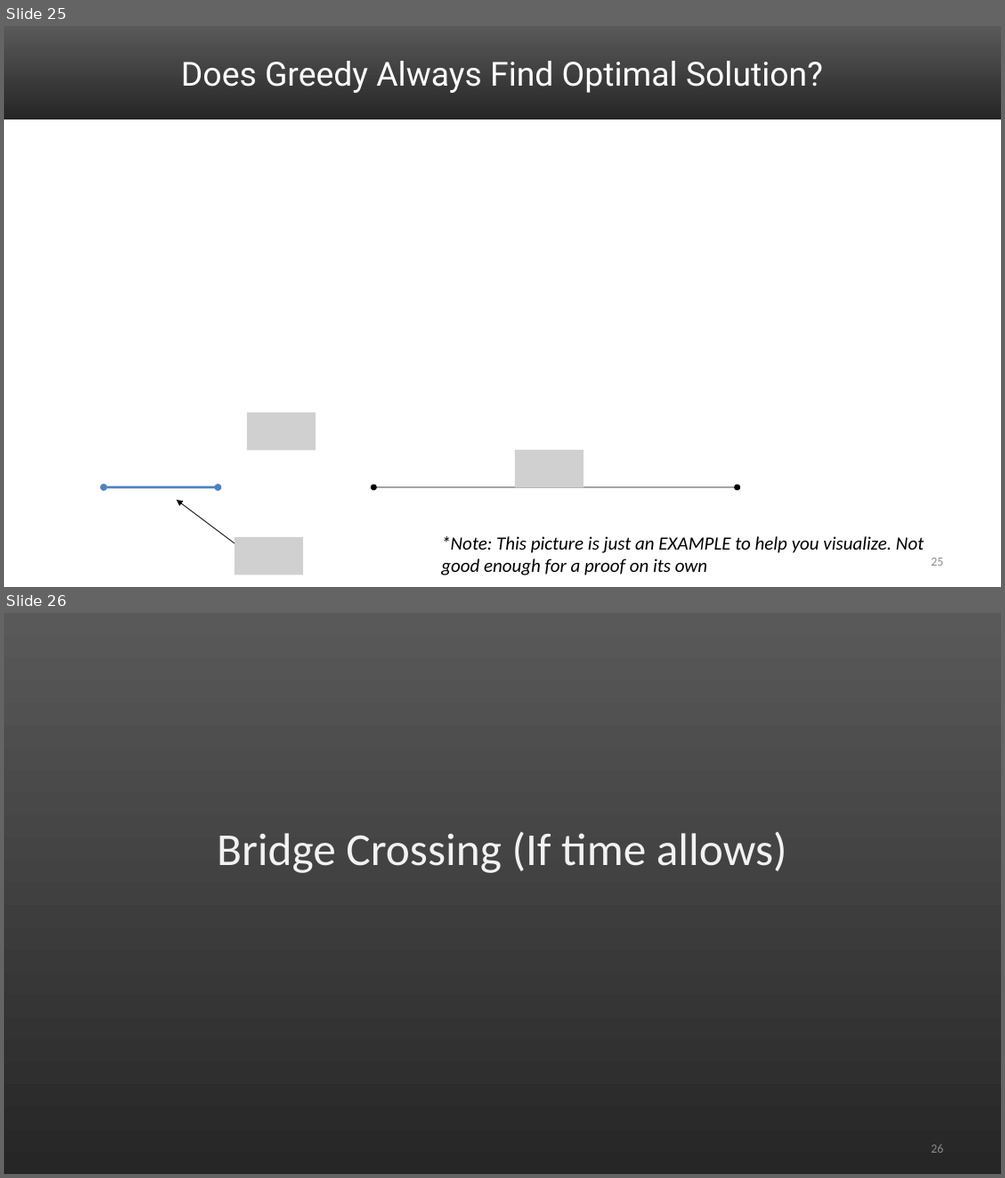
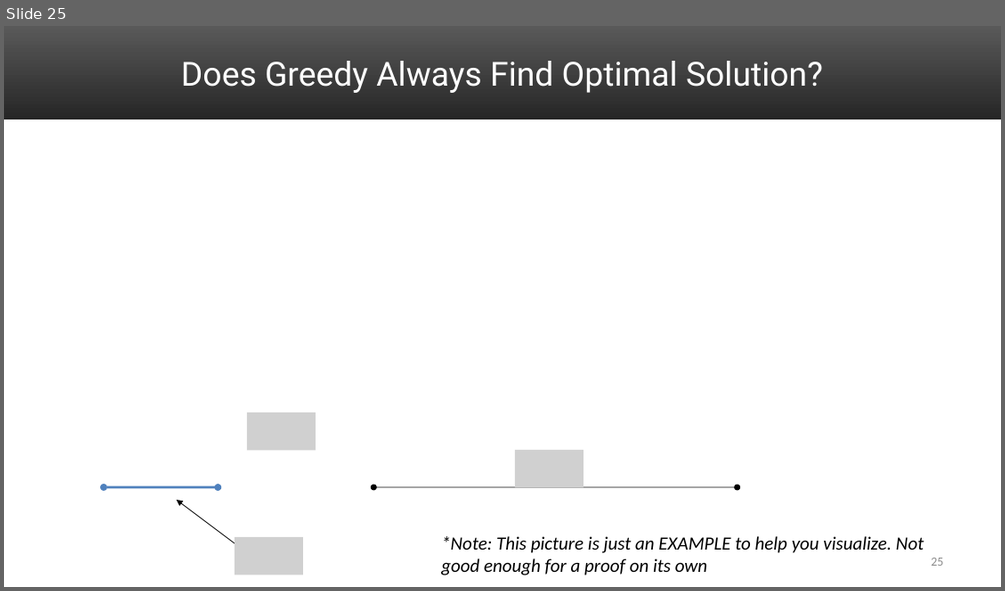
Before and after one commit to markfloryan/dsa2, a slide deck: slides/04-ActivitySelect.pptx. Shown one above the other, each under a label of ours: slides 25 and 26 before the commit, slide 25 after it. The pictures are 1005x1178 and 1005x591 pixels, drawn with LibreOffice and Linux fonts; fonts in the diff are those of the drawing; grey boxes stand for pictures. Boxes give left, top, right and bottom in pixels: in the first picture for what was removed or moved away, otherwise in the second. Text is boxed around its words. In the diff, an @@ line names an element or a change of style, - is before the commit and + after.

```diff
--- a/slides/04-ActivitySelect.pptx
+++ b/slides/04-ActivitySelect.pptx
@@ slide 26 removed at (4, 613, 1001, 1174), background #FFFFFF @@
@@ rectangle removed at (4, 613, 1001, 1174) @@
@@ title removed at (217, 832, 787, 873) @@
-Bridge Crossing (If time allows)
@@ page number removed at (930, 1144, 943, 1152) @@
-26
```
Also in this commit, not shown: 1 slide changed, 5 other slides removed, 5 other files.
